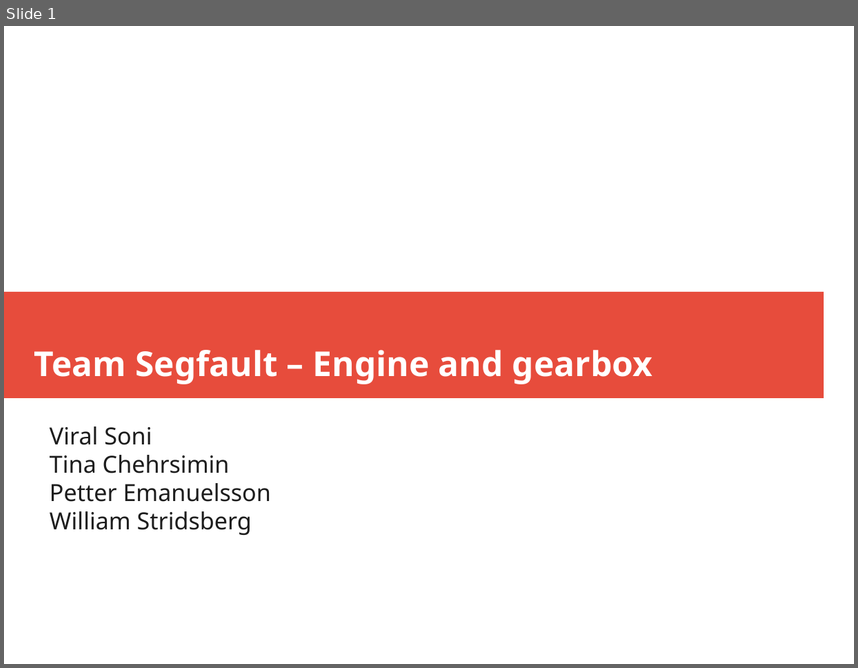
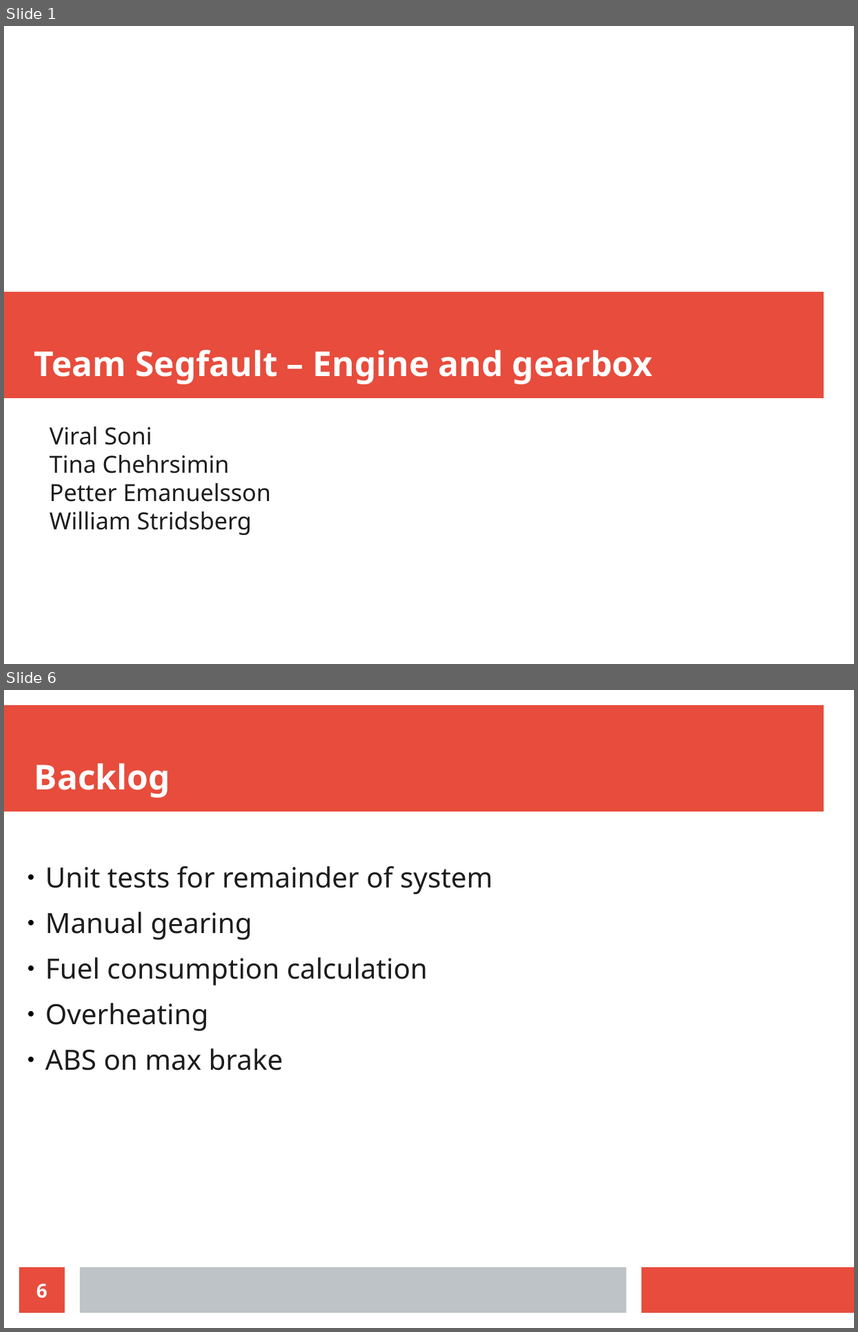
Before and after one commit to pepema/EGsim, a slide deck: Demo presentation.odp. Shown one above the other, each under a label of ours: slide 1 before the commit, slides 1 and 6 after it; the slides between them are not shown. The pictures are 858x668 and 858x1332 pixels, drawn with LibreOffice and Linux fonts; fonts in the diff are those of the drawing. Boxes give left, top, right and bottom in pixels: in the first picture for what was removed or moved away, otherwise in the second. Text is boxed around its words. In the diff, an @@ line names an element or a change of style, - is before the commit and + after.

```diff
--- a/Demo presentation.odp
+++ b/Demo presentation.odp
@@ slide 6 added at (x1=4, y1=690, x2=854, y2=1328), background #FFFFFF @@
@@ rectangle added at (x1=4, y1=705, x2=824, y2=812), fill #E74C3C @@
@@ title added at (x1=34, y1=763, x2=170, y2=798), 32 pt, text #FFFFFF, bold @@
+Backlog
@@ text added at (x1=45, y1=866, x2=493, y2=1070), 26 pt, text #1C1C1C @@
+● Unit tests for remainder of system
+● Manual gearing
+● Fuel consumption calculation
+● Overheating
+● ABS on max brake
@@ page number added at (x1=19, y1=1267, x2=65, y2=1312), fill #E74C3C, 18 pt, text #FFFFFF, bold @@
+6
@@ rectangle added at (x1=80, y1=1267, x2=626, y2=1312), fill #BDC3C7 @@
@@ rectangle added at (x1=642, y1=1267, x2=854, y2=1312), fill #E74C3C @@
```
Also in this commit, not shown: 4 slides changed, 1 other slide added, 1 slide removed.
